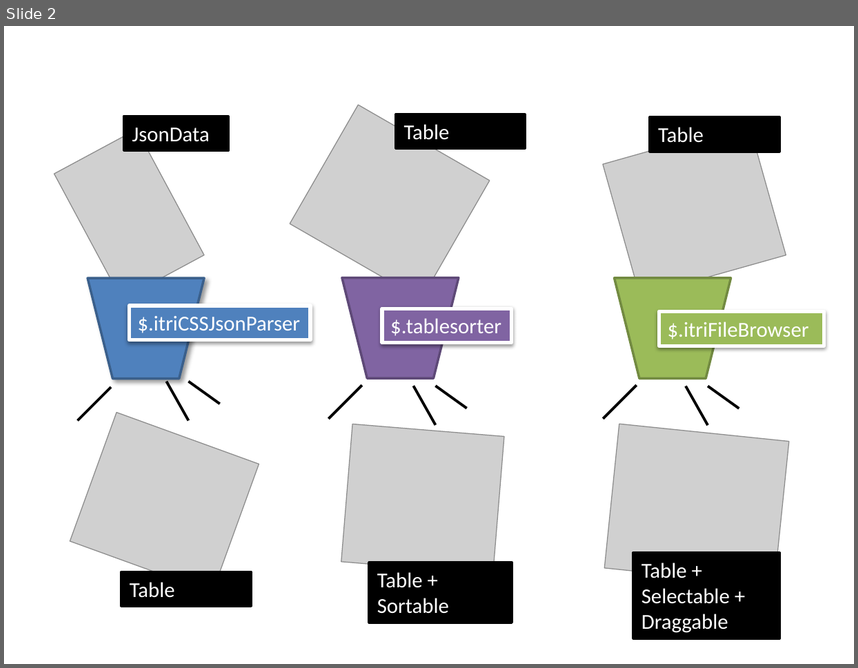
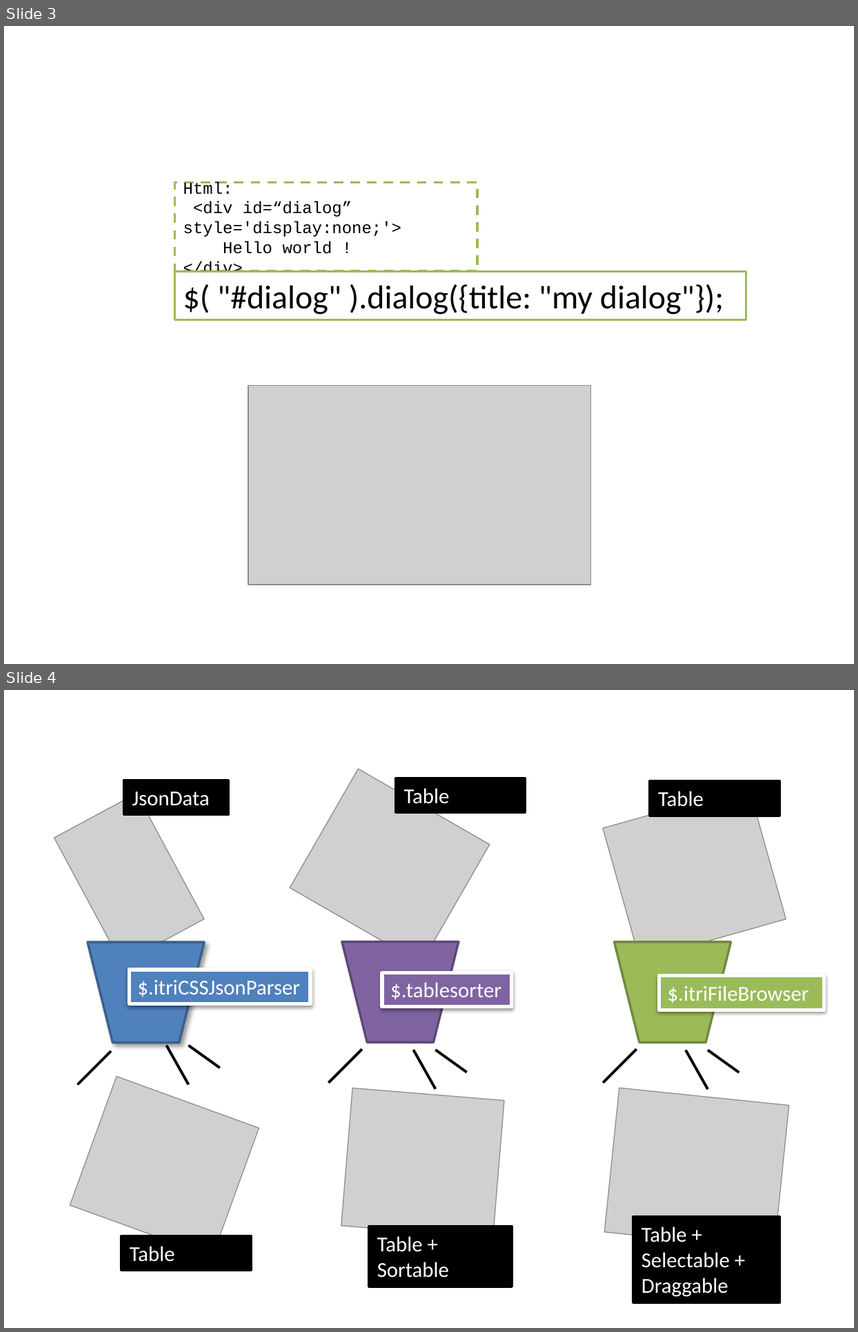
Before and after one commit to ggonzalez/caaweb, a slide deck: pages/itriFileBrowser/introduce.pptx. Shown one above the other, each under a label of ours: slide 2 before the commit, slides 3 and 4 after it. The pictures are 858x668 and 858x1332 pixels, drawn with LibreOffice and Linux fonts; fonts in the diff are those of the drawing; grey boxes stand for pictures. Boxes give left, top, right and bottom in pixels: in the first picture for what was removed or moved away, otherwise in the second. Text is boxed around its words. In the diff, an @@ line names an element or a change of style, - is before the commit and + after.

```diff
--- a/pages/itriFileBrowser/introduce.pptx
+++ b/pages/itriFileBrowser/introduce.pptx
@@ slide 3 added at (x1=4, y1=26, x2=854, y2=664), background #FFFFFF @@
@@ rectangle added at (x1=175, y1=183, x2=477, y2=271), fill #FFFFFF, outline #9BBB59 2 pt dashed, 14 pt, text #000000 @@
+Html:
+<div id=“dialog” style='display:none;'>
+Hello world !
+</div>
@@ rectangle added at (x1=175, y1=271, x2=746, y2=319), fill #FFFFFF, outline #9BBB59 2 pt, 28 pt, text #000000 @@
+$( "#dialog" ).dialog({title: "my dialog"});
@@ picture added at (x1=248, y1=385, x2=590, y2=584) @@
@@ what was slide 2 is now slide 4 @@
```
Also in this commit, not shown: 3 other slides added, 1 slide removed, 1 other file.
